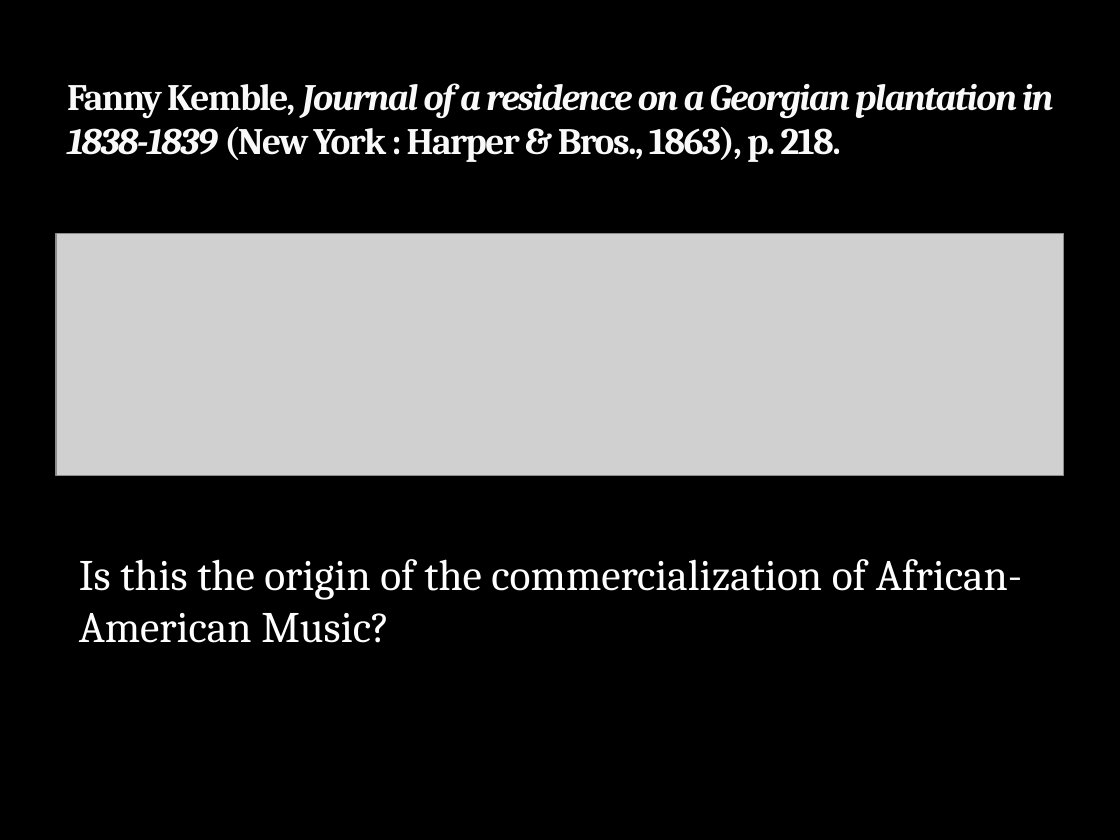
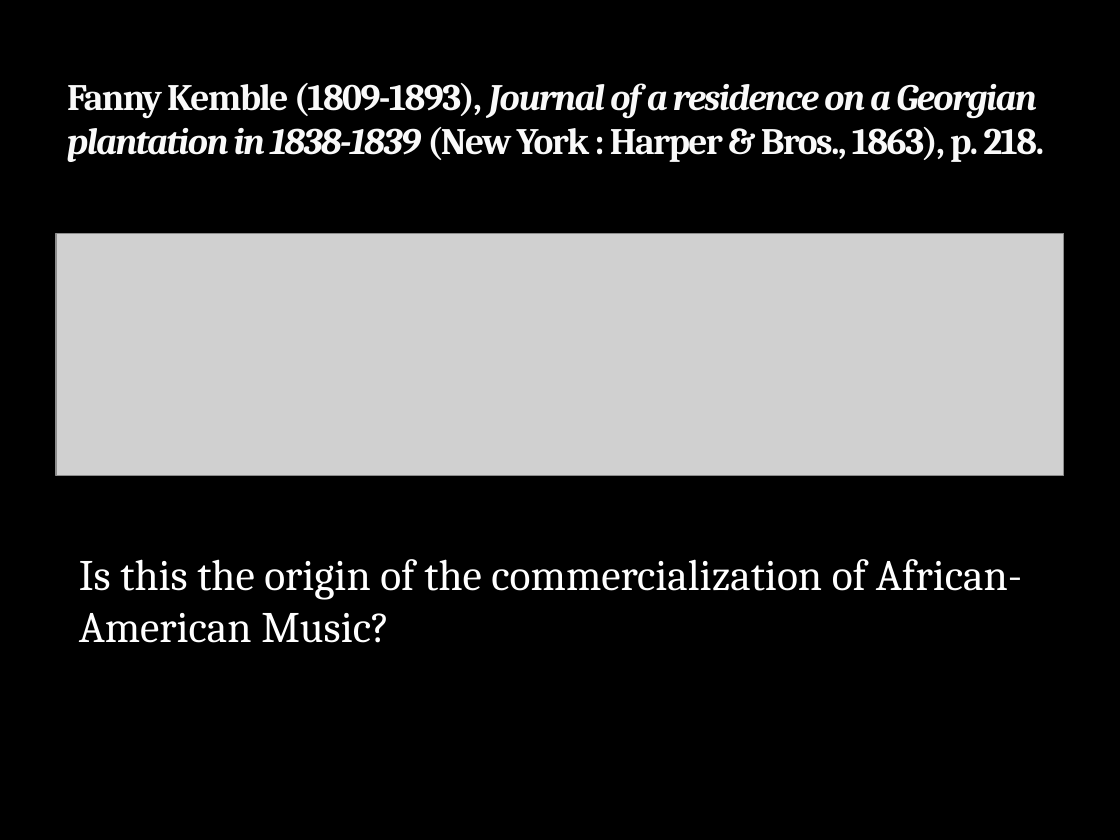
Before and after one commit to mrbaker1917/website, a slide deck: slide 11 of HSTR121/ppts/History_Rock_Intro.pptx. Drawn at 1120x840 pixels with LibreOffice and Linux fonts; fonts in the diff are those of the drawing; grey boxes stand for pictures; background and template pictures are left out. Boxes give left, top, right and bottom in pixels: in the first picture for what was removed or moved away, otherwise in the second. Text is boxed around its words. In the diff, an @@ line names an element or a change of style, - is before the commit and + after.

```diff
--- a/HSTR121/ppts/History_Rock_Intro.pptx
+++ b/HSTR121/ppts/History_Rock_Intro.pptx
@@ title at [67, 83, 1044, 162]: text changed; italic off @@
-Fanny Kemble, Journal of a residence on a Georgian plantation in 1838-1839 (New York : Harper & Bros., 1863), p. 218.
+Fanny Kemble (1809-1893), Journal of a residence on a Georgian plantation in 1838-1839 (New York : Harper & Bros., 1863), p. 218.
```
Also in this commit, not shown: 3 other slides changed.
